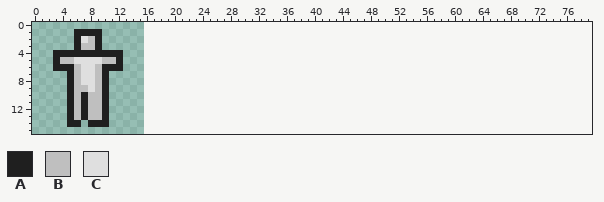
One commit to this sprite sheet: src/sprites/peopleM16.png. The first picture shows the starting point.
The file is 16x16 pixels. The old version is drawn lined up with the new one, on the new canvas.
Palette (. is transparent): A #1f1f1f  B #bfbfbf  C #dfdfdf
Pixels before, first column x 3:
 1 ...AAAA...
 2 ...ACBA...
 3 ...ABBA...
 4 AAAAAAAAAA
 5 ABBCCCCBBA
 6 AAABCCBAAA
 7 ..ABCCBA..
 8 ..ABCCBA..
 9 ..ABBCBA..
10 ..ABABBA..
11 ..ABABBA..
12 ..ABABBA..
13 ..ABABBA..
14 ..AA.AAA..
Now the later version:
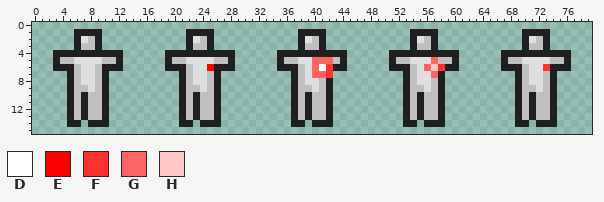
Colours new in this view: D #ffffff  E #ff0000  F #ff3232  G #ff6464  H #ffc8c8
Author's note on the commit: people in love animation
Edits made:
{"change": "canvas 16x16 -> 80x16"}
{"y":1,"x":22,"old":"....","new":"AAAA"}
{"y":1,"x":38,"old":"....","new":"AAAA"}
{"y":1,"x":54,"old":"....","new":"AAAA"}
{"y":1,"x":70,"old":"....","new":"AAAA"}
{"y":2,"x":22,"old":"....","new":"ACBA"}
{"y":2,"x":38,"old":"....","new":"ACBA"}
{"y":2,"x":54,"old":"....","new":"ACBA"}
{"y":2,"x":70,"old":"....","new":"ACBA"}
{"y":3,"x":22,"old":"....","new":"ABBA"}
{"y":3,"x":38,"old":"....","new":"ABBA"}
{"y":3,"x":54,"old":"....","new":"ABBA"}
{"y":3,"x":70,"old":"....","new":"ABBA"}
{"y":4,"x":19,"old":"..........","new":"AAAAAAAAAA"}
{"y":4,"x":35,"old":"..........","new":"AAAAAAAAAA"}
{"y":4,"x":51,"old":"..........","new":"AAAAAAAAAA"}
{"y":4,"x":67,"old":"..........","new":"AAAAAAAAAA"}
{"y":5,"x":19,"old":"..........","new":"ABBCCCCBBA"}
{"y":5,"x":35,"old":"..........","new":"ABBCCGGGBA"}
{"y":5,"x":51,"old":"..........","new":"ABBCCCGBBA"}
{"y":5,"x":67,"old":"..........","new":"ABBCCCCBBA"}
{"y":6,"x":19,"old":"..........","new":"AAABCCEAAA"}
{"y":6,"x":35,"old":"..........","new":"AAABCGDFAA"}
{"y":6,"x":51,"old":"..........","new":"AAABCGHFAA"}
{"y":6,"x":67,"old":"..........","new":"AAABCCFAAA"}
{"y":7,"x":21,"old":"......","new":"ABCCBA"}
{"y":7,"x":37,"old":"......","new":"ABCGGF"}
{"y":7,"x":53,"old":"......","new":"ABCCGA"}
{"y":7,"x":69,"old":"......","new":"ABCCBA"}
{"y":8,"x":21,"old":"......","new":"ABCCBA"}
{"y":8,"x":37,"old":"......","new":"ABCCBA"}
{"y":8,"x":53,"old":"......","new":"ABCCBA"}
{"y":8,"x":69,"old":"......","new":"ABCCBA"}
{"y":9,"x":21,"old":"......","new":"ABBCBA"}
{"y":9,"x":37,"old":"......","new":"ABBCBA"}
{"y":9,"x":53,"old":"......","new":"ABBCBA"}
{"y":9,"x":69,"old":"......","new":"ABBCBA"}
{"y":10,"x":21,"old":"......","new":"ABABBA"}
{"y":10,"x":37,"old":"......","new":"ABABBA"}
{"y":10,"x":53,"old":"......","new":"ABABBA"}
{"y":10,"x":69,"old":"......","new":"ABABBA"}
{"y":11,"x":21,"old":"......","new":"ABABBA"}
{"y":11,"x":37,"old":"......","new":"ABABBA"}
{"y":11,"x":53,"old":"......","new":"ABABBA"}
{"y":11,"x":69,"old":"......","new":"ABABBA"}
{"y":12,"x":21,"old":"......","new":"ABABBA"}
{"y":12,"x":37,"old":"......","new":"ABABBA"}
{"y":12,"x":53,"old":"......","new":"ABABBA"}
{"y":12,"x":69,"old":"......","new":"ABABBA"}
{"y":13,"x":21,"old":"......","new":"ABABBA"}
{"y":13,"x":37,"old":"......","new":"ABABBA"}
{"y":13,"x":53,"old":"......","new":"ABABBA"}
{"y":13,"x":69,"old":"......","new":"ABABBA"}
{"y":14,"x":21,"old":"..","new":"AA"}
{"y":14,"x":24,"old":"...","new":"AAA"}
{"y":14,"x":37,"old":"..","new":"AA"}
{"y":14,"x":40,"old":"...","new":"AAA"}
{"y":14,"x":53,"old":"..","new":"AA"}
{"y":14,"x":56,"old":"...","new":"AAA"}
{"y":14,"x":69,"old":"..","new":"AA"}
{"y":14,"x":72,"old":"...","new":"AAA"}
